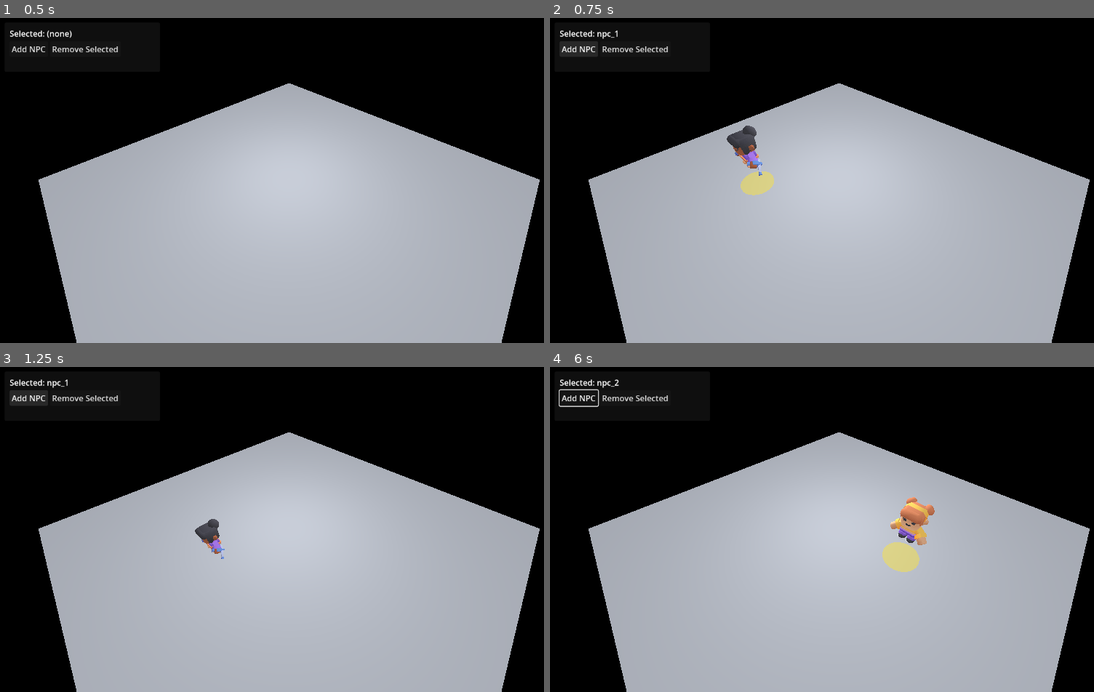
Above: before the commit, frames 1-4 (two rows, left to right).
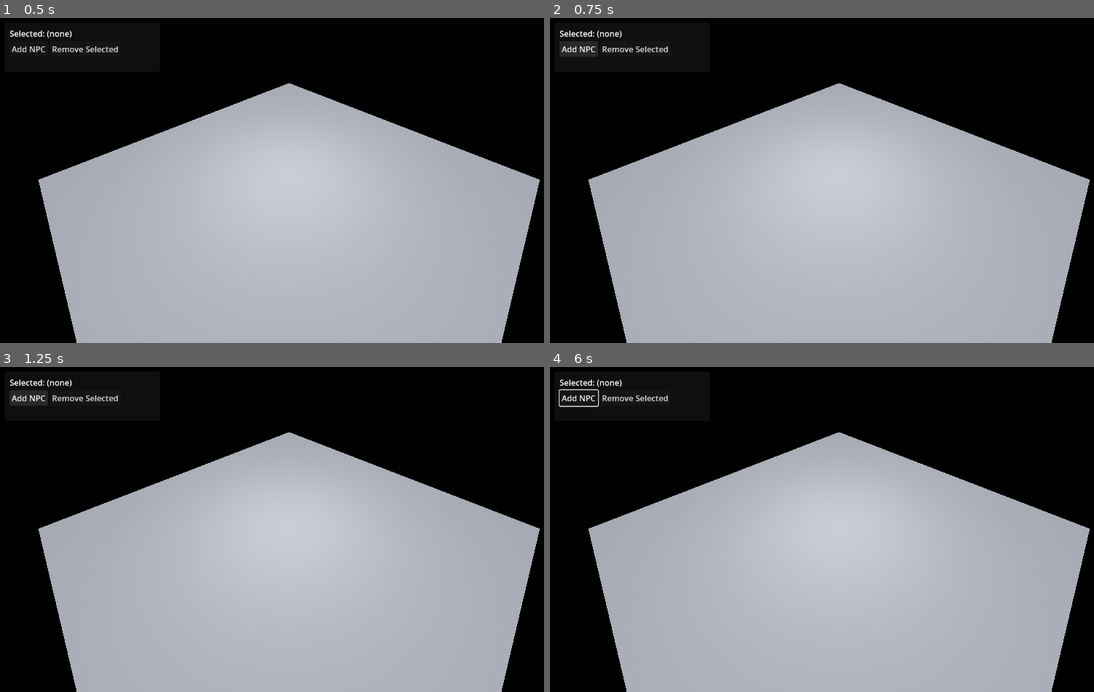
Above: after the commit, the same moments.

Repository: lemonhall/openagentic-sdk-gdscript
Game: Godot game, scene res://vr_offices/VrOffices.tscn
Two runs of this game, one before a commit and one after it. Both use one fixed random seed, a clock stepped at 60 frames per second and the inputs below. Sound files missing from this copy of the repository are replaced by a short silence.
Inputs (mouse positions are in pixels of both pictures, inside the frame that each line leads up to):
- Up to frame 1 (0.5 s): no input
- Up to frame 2 (0.75 s): click "Add NPC" at 0.5 s
- Up to frame 3 (1.25 s): no input
- Up to frame 4 (6 s): click "Remove Selected" at 1.25 s; tap Enter at 2, 3.5, 5 s; move the mouse to (968, 513) at 2.02 s; hold Right (ui_right) 2.03-2.78 s; tap E every 0.75 s from 2.1 to 5.85 s; click (968, 513) at 2.17 s; tap Space at 2.75, 4.25, 5.75 s; move the mouse to (724, 545) at 2.77 s; hold Down (ui_down) 2.78-3.53 s; move the mouse to (898, 458) at 3.52 s; hold Right (ui_right) 3.53-4.28 s; move the mouse to (811, 594) at 4.27 s; hold Up (ui_up) 4.28-5.03 s; click (811, 594) at 4.42 s; move the mouse to (1012, 578) at 5.02 s; hold Left (ui_left) from 5.03 s (still down); move the mouse to (664, 480) at 5.77 s

Frame 1 is identical in both runs. In frame 2, 0.9% of the frame differs, in the area x 8-42%, y 3-55%; in frame 3, 0.4%; in frame 4, 1.2%, in the area x 8-71%, y 3-64%.
Error after the commit: Parse Error: Could not preload resource file "res://vr_offices/npc/Npc.tscn". (res://vr_offices/VrOffices.gd:33)

Commit message:
feat: Sims-style plumbob selection indicator

Diff:
--- a/vr_offices/npc/Npc.gd
+++ b/vr_offices/npc/Npc.gd
@@ -16,10 +16,14 @@
 @export var wander_bounds := Rect2(Vector2(-6.0, -4.0), Vector2(12.0, 8.0))
 
 @onready var model_root: Node3D = $ModelRoot
-@onready var selection_ring: Node3D = $SelectionRing
+@onready var selection_plumbob: Node3D = $SelectionPlumbob
 
 var _wander_target_xz := Vector2.ZERO
 var _wander_pause_left := 0.0
+
+var _select_time := 0.0
+var _plumbob_base_y := 0.0
+var _plumbob_base_rot_y := 0.0
 
 var _anim_player: AnimationPlayer = null
 var _anim_idle: StringName = &""
@@ -30,6 +34,9 @@
 	add_to_group("vr_offices_npc")
 	_load_model()
 	_pick_new_wander_target()
+	if selection_plumbob != null:
+		_plumbob_base_y = selection_plumbob.position.y
+		_plumbob_base_rot_y = selection_plumbob.rotation.y
 
 func _physics_process(delta: float) -> void:
 	_update_wander(delta)
@@ -40,8 +47,17 @@
 		velocity.y = minf(0.0, velocity.y)
 	move_and_slide()
 
+func _process(delta: float) -> void:
+	if selection_plumbob == null or not selection_plumbob.visible:
+		return
+	_select_time += delta
+	selection_plumbob.position.y = _plumbob_base_y + sin(_select_time * 2.0) * 0.12
+	selection_plumbob.rotation.y = _plumbob_base_rot_y + _select_time * 1.2
+
 func set_selected(is_selected: bool) -> void:
-	selection_ring.visible = is_selected
+	selection_plumbob.visible = is_selected
+	if is_selected:
+		_select_time = 0.0
 
 func set_wander_bounds(bounds: Rect2) -> void:
 	wander_bounds = bounds
--- a/vr_offices/npc/Npc.tscn
+++ b/vr_offices/npc/Npc.tscn
@@ -16,6 +16,19 @@
 transparency = 1
 albedo_color = Color(1, 0.9, 0.2, 0.45)
 shading_mode = 0
+
+[sub_resource type="ConeMesh" id="ConeMesh_1"]
+top_radius = 0.0
+bottom_radius = 0.18
+height = 0.26
+radial_segments = 4
+
+[sub_resource type="StandardMaterial3D" id="StandardMaterial3D_2"]
+shading_mode = 0
+albedo_color = Color(0.15, 1, 0.25, 1)
+emission_enabled = true
+emission = Color(0.15, 1, 0.25, 1)
+emission_energy_multiplier = 2.2
 
 [node name="Npc" type="CharacterBody3D"]
 collision_layer = 2
@@ -35,3 +48,17 @@
 position = Vector3(0, 0.02, 0)
 mesh = SubResource("CylinderMesh_1")
 material_override = SubResource("StandardMaterial3D_1")
+
+[node name="SelectionPlumbob" type="Node3D" parent="."]
+visible = false
+position = Vector3(0, 1.55, 0)
+
+[node name="Top" type="MeshInstance3D" parent="SelectionPlumbob"]
+mesh = SubResource("ConeMesh_1")
+material_override = SubResource("StandardMaterial3D_2")
+
+[node name="Bottom" type="MeshInstance3D" parent="SelectionPlumbob"]
+position = Vector3(0, -0.26, 0)
+rotation = Vector3(3.14159, 0, 0)
+mesh = SubResource("ConeMesh_1")
+material_override = SubResource("StandardMaterial3D_2")
Not shown: 1 places in vr_offices/npc/Npc.tscn that only renumber resources
